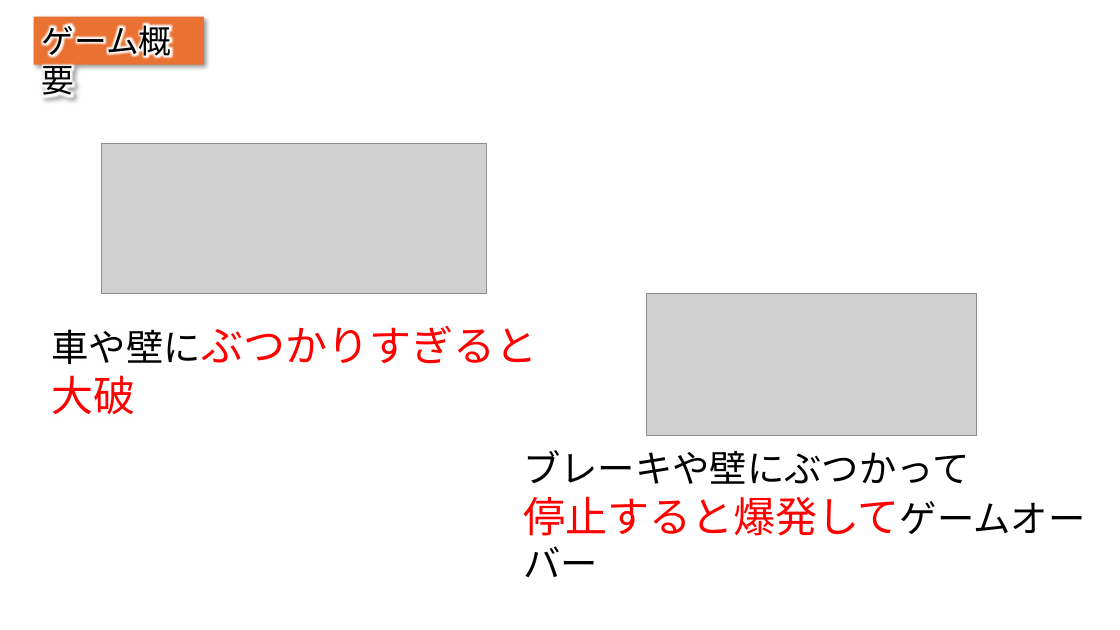
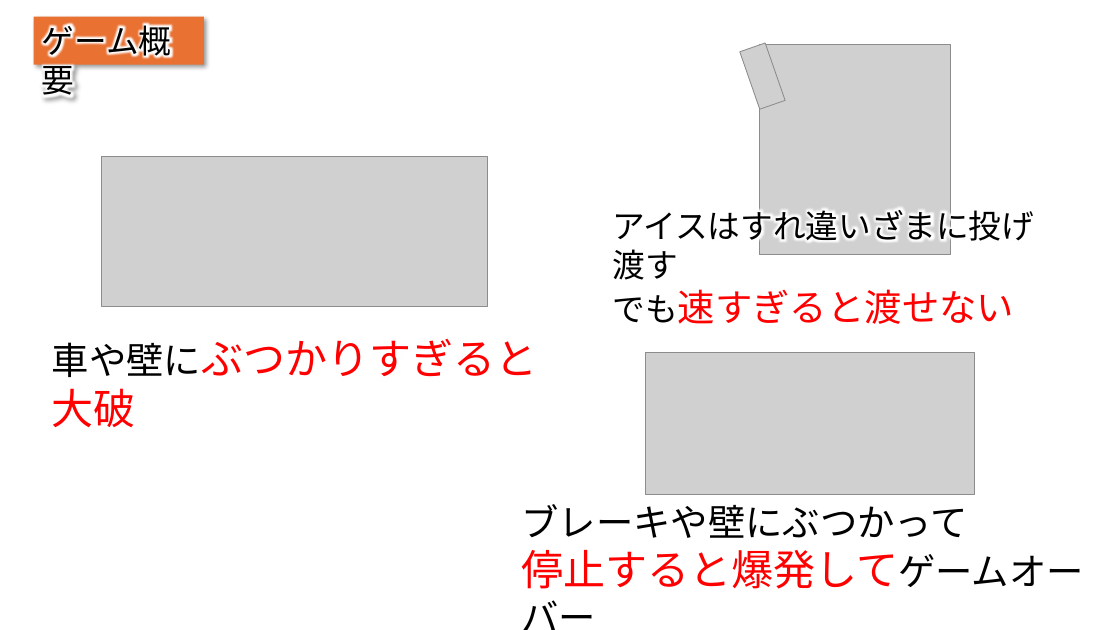
Before and after one commit to IbukiOkusada/GradProject, a slide deck: slide 6 of 企画書/カットビ企画書.pptx. Drawn at 1120x630 pixels with LibreOffice and Linux fonts; fonts in the diff are those of the drawing; grey boxes stand for pictures. Boxes give left, top, right and bottom in pixels: in the first picture for what was removed or moved away, otherwise in the second. Text is boxed around its words. In the diff, an @@ line names an element or a change of style, - is before the commit and + after.

```diff
--- a/企画書/カットビ企画書.pptx
+++ b/企画書/カットビ企画書.pptx
@@ picture added at (x1=740, y1=43, x2=786, y2=109) @@
@@ picture added at (x1=760, y1=45, x2=951, y2=255) @@
@@ picture moved from (x1=102, y1=144, x2=486, y2=293) to (x1=102, y1=157, x2=486, y2=307) @@
@@ text added at (x1=613, y1=204, x2=1035, y2=324), 28 pt, text #000000 @@
+アイスはすれ違いざまに投げ渡す
+でも速すぎると渡せない
@@ text "車や壁にぶつかりすぎると大破" moved from (x1=52, y1=326, x2=537, y2=414) to (x1=52, y1=339, x2=537, y2=427) @@
@@ picture moved from (x1=647, y1=293, x2=976, y2=435) to (x1=645, y1=353, x2=975, y2=495) @@
@@ text "ブレーキや壁にぶつかって" moved from (x1=523, y1=450, x2=1086, y2=536) to (x1=521, y1=504, x2=1084, y2=589) @@
```
Also in this commit, not shown: 4 other slides changed.
